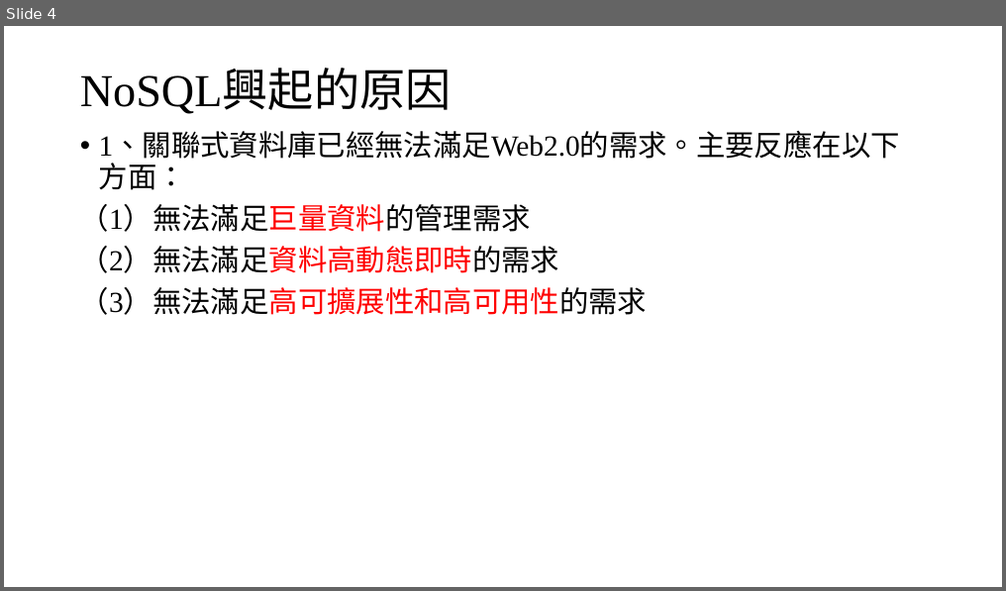
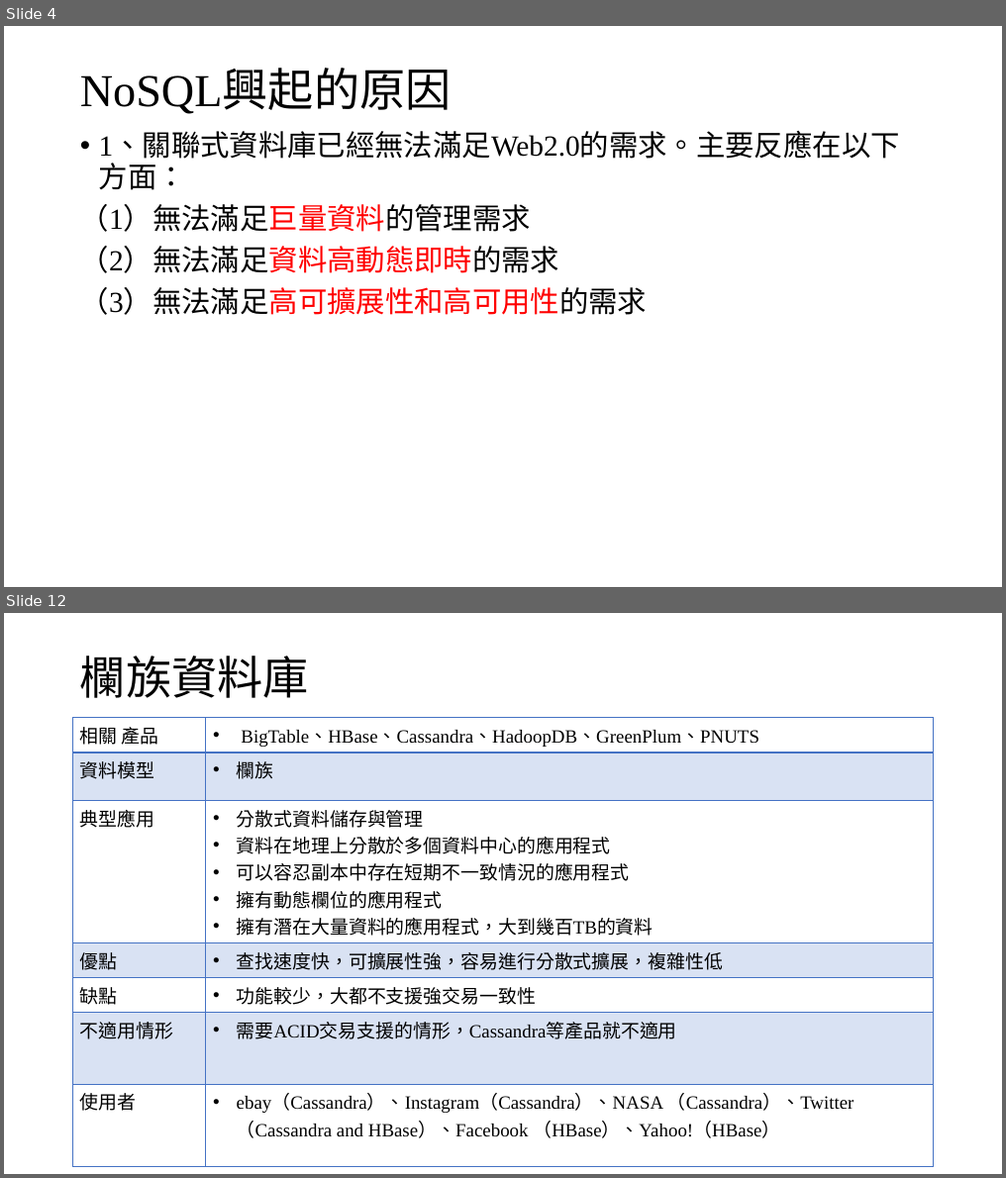
Before and after one commit to YuLiYangBryant/NoSQLReport, a slide deck: NoSQL.pptx. Shown one above the other, each under a label of ours: slide 4 before the commit, slides 4 and 12 after it; the slides between them are not shown. The pictures are 1006x591 and 1006x1178 pixels, drawn with LibreOffice and Linux fonts; fonts in the diff are those of the drawing. Boxes give left, top, right and bottom in pixels: in the first picture for what was removed or moved away, otherwise in the second. Text is boxed around its words. In the diff, an @@ line names an element or a change of style, - is before the commit and + after.

```diff
--- a/NoSQL.pptx
+++ b/NoSQL.pptx
@@ slide 12 added at [4,613,1002,1174], background #FFFFFF @@
@@ title added at [80,656,309,698], 44 pt, text #000000 @@
+欄族資料庫
@@ table added at [73,718,934,1143], 7 rows, 2 columns @@
+相關 產品 | BigTable、HBase、Cassandra、HadoopDB、GreenPlum、PNUTS
+資料模型 | 欄族
+典型應用 | 分散式資料儲存與管理 / 資料在地理上分散於多個資料中心的應用程式 / 可以容忍副本中存在短期不一致情況的應用程式 / 擁有動態欄位的應用程式 / 擁有潛在大量資料的應用程式，大到幾百TB的資料
+優點 | 查找速度快，可擴展性強，容易進行分散式擴展，複雜性低
+缺點 | 功能較少，大都不支援強交易一致性
+不適用情形 | 需要ACID交易支援的情形，Cassandra等產品就不適用
+使用者 | ebay（Cassandra）、Instagram（Cassandra）、NASA （Cassandra）、Twitter（Cassandra and HBase）、Facebook （HBase）、Yahoo!（HBase）
```
Also in this commit, not shown: 22 other slides added.
